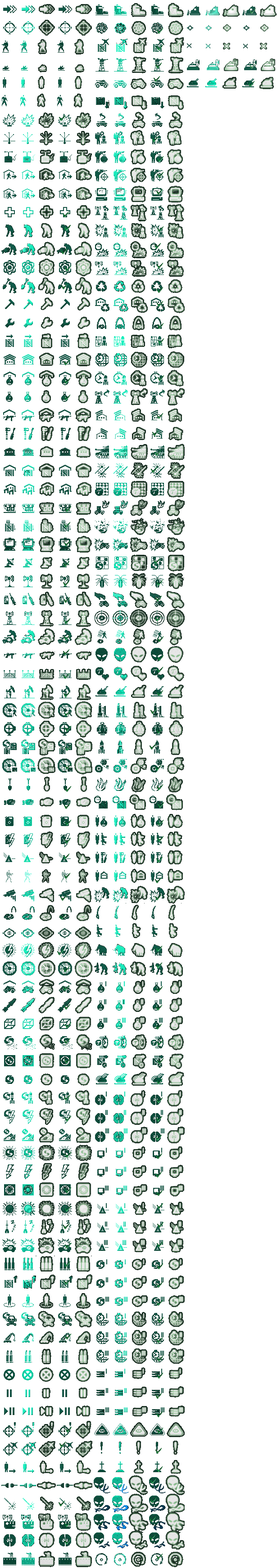
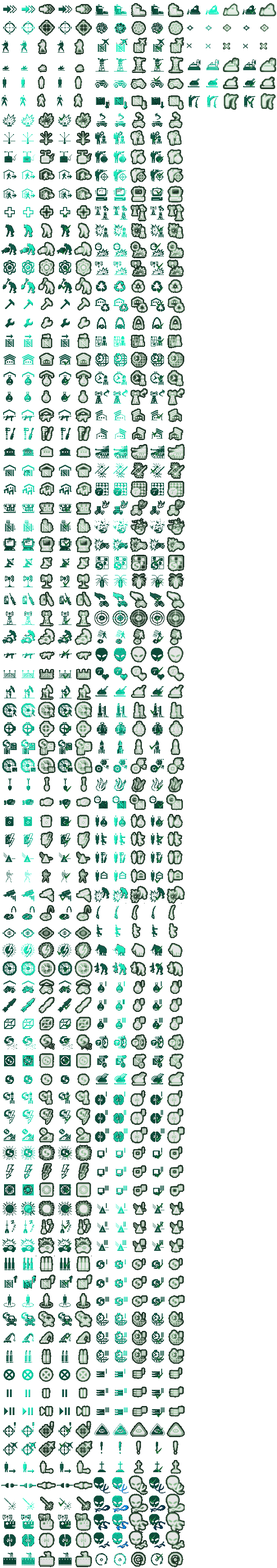
Layered file, before and after one edit (277x1568). Changes by layer:
removed layer "bulldozer" over (186, 2, 277, 18)
added layer "bulldozer click" above "bulldozer hover" over (260, 4, 275, 15)
added layer "bulldozer hover" above "Bulldozer" over (224, 4, 238, 15)
added layer "Bulldozer" above "hover click" over (186, 3, 276, 17)
added layer "hover click" above "hover hover" over (261, 59, 275, 71)
added layer "hover hover" above "hover" over (224, 59, 238, 71)
painted on "hover" over (186, 9, 276, 72)
added layer "działo click" above "działo hover" over (263, 80, 272, 86)
added layer "działo hover" above "działo" over (226, 80, 235, 86)
painted on "działo" over (186, 76, 275, 90)
added layer "sheik click" above "sheik hover" over (262, 94, 274, 108)
added layer "sheik hover" above "Sheikh" over (225, 94, 237, 108)
added layer "Sheikh" above "Warstwa 11" over (188, 93, 276, 110)
